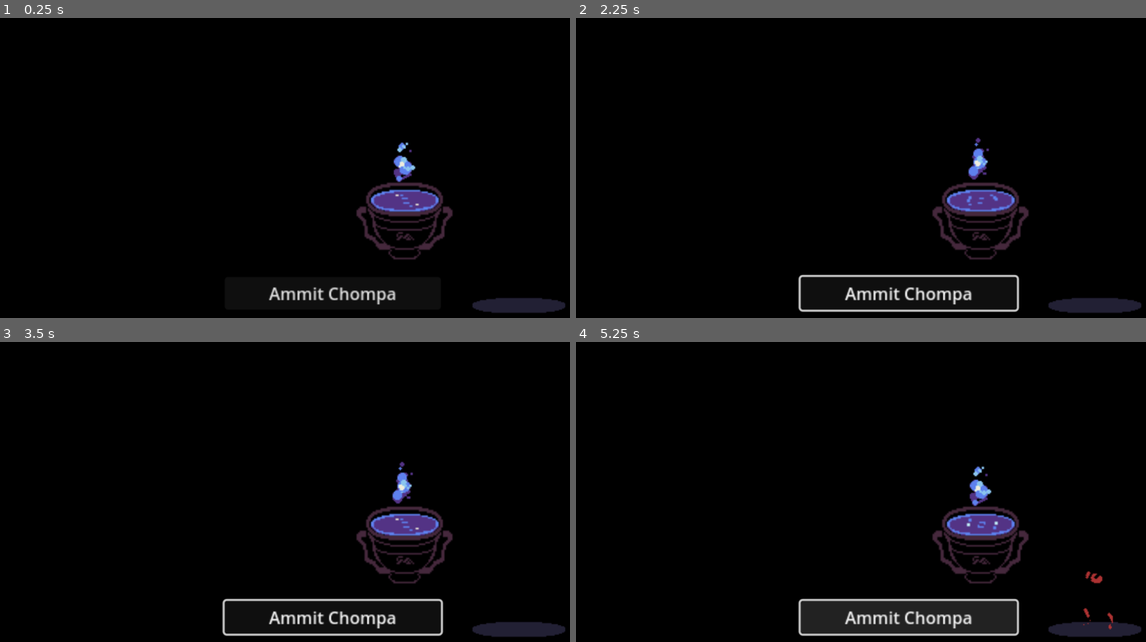
Above: before the commit, frames 1-4 (two rows, left to right).
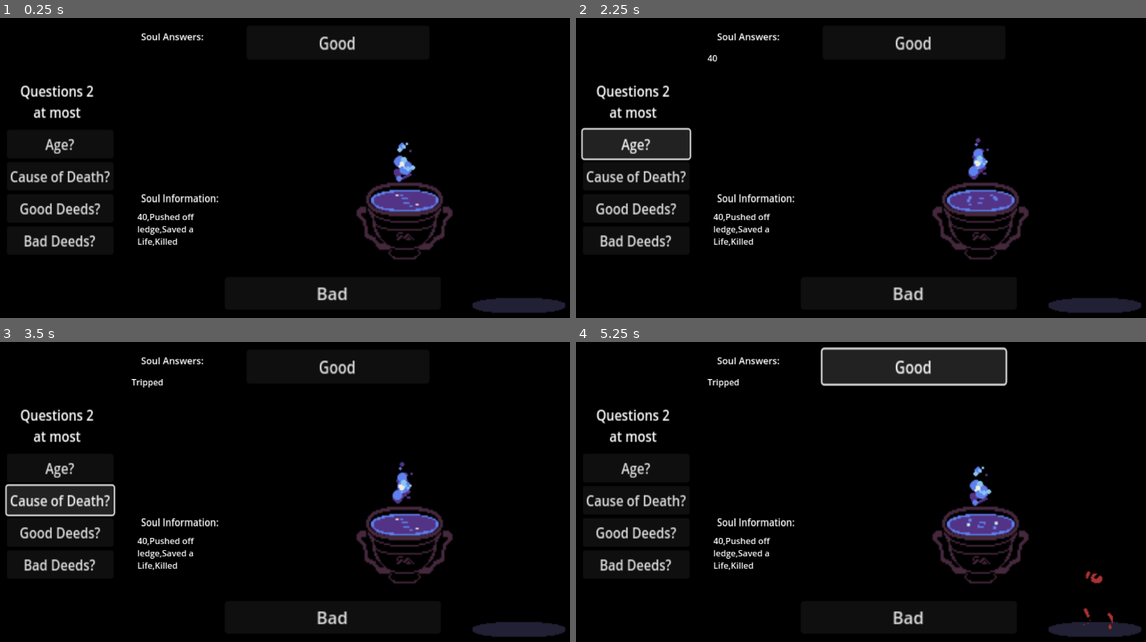
Above: after the commit, the same moments.

Repository: OwlGifter/Weightless
Game: Godot game, scene res://Scenes/game_scene.tscn
Two runs of this game, one before a commit and one after it. Both use one fixed random seed, a clock stepped at 60 frames per second and the inputs below. This scene is started directly instead of the project's main scene.
Inputs (mouse positions are in pixels of both pictures, inside the frame that each line leads up to):
- Up to frame 1 (0.25 s): no input
- Up to frame 2 (2.25 s): click (906, 294) at 0.5 s, where only the run before the commit has a clickable "Ammit Chompa"; click "Ammit Chompa" (after the commit: "Bad") at 1.25 s; click (638, 144) at 2 s, where only the run after the commit has a clickable "Age?"
- Up to frame 3 (3.5 s): click (62, 501) at 2.75 s, where only the run after the commit has a clickable "Cause of Death?"
- Up to frame 4 (5.25 s): click (638, 531) at 3.5 s, where only the run after the commit has a clickable "Good Deeds?"; click (638, 564) at 4.25 s, where only the run after the commit has a clickable "Bad Deeds?"; click "Ammit Chompa" (after the commit: "Good") at 5 s

The runs differ from the first frame. In frame 1, 3.3% of the frame differs, in the area x 1-70%, y 4-96%; in frame 2, 6.1%; in frame 3, 5.8%; in frame 4, 8.5%, in the area x 1-78%, y 1-98%.

Commit message:
added soul answers and book answers

Diff:
--- a/weightless/Scenes/game_scene.tscn
+++ b/weightless/Scenes/game_scene.tscn
@@ -147,12 +147,12 @@
 &"": SubResource("AnimationLibrary_1ixah")
 }
 
-[node name="Button" type="Button" parent="Ammit"]
+[node name="Bad" type="Button" parent="Ammit"]
 offset_left = -279.434
 offset_top = 23.8557
 offset_right = -74.4343
 offset_bottom = 54.8557
-text = "Ammit Chompa"
+text = "Bad"
 
 [node name="Chalice" type="Sprite2D" parent="."]
 position = Vector2(760.24, 414.566)
@@ -183,5 +183,81 @@
 &"": SubResource("AnimationLibrary_uscyt")
 }
 
+[node name="VBoxContainer" type="VBoxContainer" parent="."]
+offset_left = 17.0166
+offset_top = 151.0
+offset_right = 150.017
+offset_bottom = 341.0
+scale = Vector2(1.50033, 1.7202)
+
+[node name="Questions instructions" type="RichTextLabel" parent="VBoxContainer"]
+custom_minimum_size = Vector2(20, 50)
+layout_mode = 2
+text = "    Questions 2
+        at most"
+
+[node name="Age?" type="Button" parent="VBoxContainer"]
+layout_mode = 2
+text = "Age?"
+
+[node name="Cause of Death" type="Button" parent="VBoxContainer"]
+layout_mode = 2
+text = "Cause of Death?"
+
+[node name="Good Deeds" type="Button" parent="VBoxContainer"]
+layout_mode = 2
+text = "Good Deeds?"
+
+[node name="Bad Deeds" type="Button" parent="VBoxContainer"]
+layout_mode = 2
+text = "Bad Deeds?"
+
+[node name="Soul Instructions" type="RichTextLabel" parent="."]
+custom_minimum_size = Vector2(125, 50)
+offset_left = 268.261
+offset_top = 57.0
+offset_right = 393.261
+offset_bottom = 107.0
+scale = Vector2(1.08814, 1.06819)
+text = "Soul Answers:
+"
+
+[node name="Book Instructions" type="RichTextLabel" parent="."]
+custom_minimum_size = Vector2(135, 50)
+offset_left = 268.261
+offset_top = 357.0
+offset_right = 393.261
+offset_bottom = 407.0
+scale = Vector2(1.07583, 1.25261)
+text = "Soul Information:
+"
+
+[node name="Soul Response" type="RichTextLabel" parent="."]
+custom_minimum_size = Vector2(150, 200)
+offset_left = 250.244
+offset_top = 98.0
+offset_right = 400.244
+offset_bottom = 298.0
+
+[node name="Book Answers" type="RichTextLabel" parent="."]
+custom_minimum_size = Vector2(150, 200)
+offset_left = 261.254
+offset_top = 395.0
+offset_right = 411.254
+offset_bottom = 595.0
+
+[node name="Good" type="Button" parent="."]
+offset_left = 465.453
+offset_top = 49.0
+offset_right = 670.453
+offset_bottom = 80.0
+scale = Vector2(1.66727, 2.04832)
+text = "Good"
+
 [connection signal="animation_finished" from="Ammit/AnimationPlayer" to="." method="_on_animation_player_animation_finished"]
-[connection signal="pressed" from="Ammit/Button" to="." method="_on_button_pressed"]
+[connection signal="pressed" from="Ammit/Bad" to="." method="_on_button_pressed"]
+[connection signal="pressed" from="VBoxContainer/Age?" to="." method="_on_age_pressed"]
+[connection signal="pressed" from="VBoxContainer/Cause of Death" to="." method="_on_cause_of_death_pressed"]
+[connection signal="pressed" from="VBoxContainer/Good Deeds" to="." method="_on_good_deeds_pressed"]
+[connection signal="pressed" from="VBoxContainer/Bad Deeds" to="." method="_on_bad_deeds_pressed"]
+[connection signal="pressed" from="Good" to="." method="_on_button_pressed"]
--- a/weightless/Scripts/game_scene.gd
+++ b/weightless/Scripts/game_scene.gd
@@ -2,15 +2,84 @@
 @onready var animation = $Ammit/AnimationPlayer
 @onready var aniChalice = $Chalice/ChaliceSurface/AnimationPlayer
 @onready var aniSoul = $Soul/AnimationPlayer2
+
+#text fields
+@onready var SoulResponse = $"Soul Response"
+@onready var BookAnswers = $"Book Answers"
+
+#questions available
+var questionsAvailable = 2
+
+#all Soul answers
+var answersAge = [
+	"40",
+	"2000",
+	"10",
+	"70",
+	"45000"
+]
+var answersCauseOfDeath = [
+	"Tripped",
+	"Poked",
+	"Car",
+	"Oxygen",
+	"Contract"
+]
+var answersGoodDeed = [
+	"Saved a Life",
+	"Helped a person",
+	"Helped my friend",
+	"Protected my Country",
+	"Followed an order"
+]
+var answersBadDeed = [
+	"laid someone to rest",
+	"tricked someone",
+	"lost a pencil",
+	"killed a person",
+	"forgot something important"
+]
+
+#all Book answers
+var BookanswersAge = [
+	"40",
+	"4000",
+	"9",
+	"85",
+	"100,000"
+]
+var BookanswersCauseOfDeath = [
+	"Pushed off ledge",
+	"Shot",
+	"Car Accident",
+	"Old Age",
+	"Burned"
+]
+var BookanswersGoodDeed = [
+	"Saved a Life",
+	"Helped a person",
+	"Helped a friend",
+	"Brave",
+	"None"
+]
+var BookanswersBadDeed = [
+	"Killed",
+	"tricked someone",
+	"lost a pencil",
+	"Torture",
+	"Left someone to Die"
+]
+
+var CurrentSoul = 0
 
 
 func _process(delta: float):
 	aniChalice.play("Surface_Soul")
 	aniSoul.play("Soul")
 	pass
-	#if($music.playing == false):
-		#$music.play()
-
+	if($music.playing == false):
+		$music.play()
+	BookAnswers.text = BookanswersAge[CurrentSoul]+','+BookanswersCauseOfDeath[CurrentSoul]+','+BookanswersGoodDeed[CurrentSoul]+','+BookanswersBadDeed[CurrentSoul]
 
 func _on_animation_player_animation_finished(anim_name: StringName) -> void:
 	pass # Replace with function body.
@@ -19,3 +88,41 @@
 func _on_button_pressed() -> void:
 	animation.play("Bite Ammit")
 	pass # Replace with function body.
+
+
+func _on_age_pressed() -> void:
+	if(outOfQuestions()):
+		return
+	questionsAvailable -= 1
+	SoulResponse.text = answersAge[CurrentSoul]
+	pass # Replace with function body.
+
+
+func _on_cause_of_death_pressed() -> void:
+	if(outOfQuestions()):
+		return
+	questionsAvailable -= 1
+	SoulResponse.text = answersCauseOfDeath[CurrentSoul]
+	pass # Replace with function body.
+
+
+func _on_good_deeds_pressed() -> void:
+	if(outOfQuestions()):
+		return
+	questionsAvailable -= 1
+	SoulResponse.text = answersGoodDeed[CurrentSoul]
+	pass # Replace with function body.
+
+
+func _on_bad_deeds_pressed() -> void:
+	#checks if out of questions
+	if(outOfQuestions()):
+		return
+	questionsAvailable -= 1
+	SoulResponse.text = answersBadDeed[CurrentSoul]
+	pass # Replace with function body.
+
+func outOfQuestions() -> bool:
+	if(questionsAvailable < 1):
+		return true
+	return false
